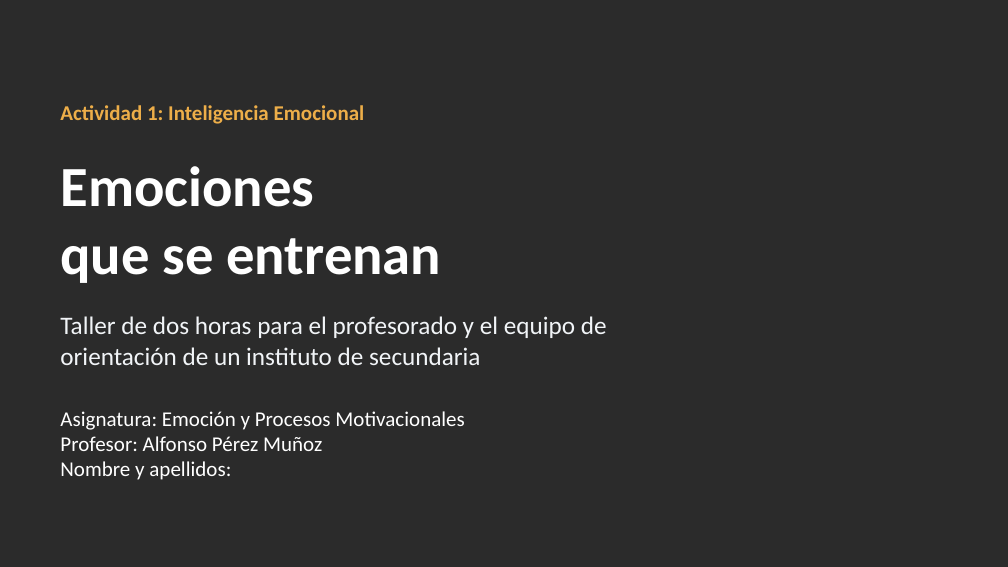
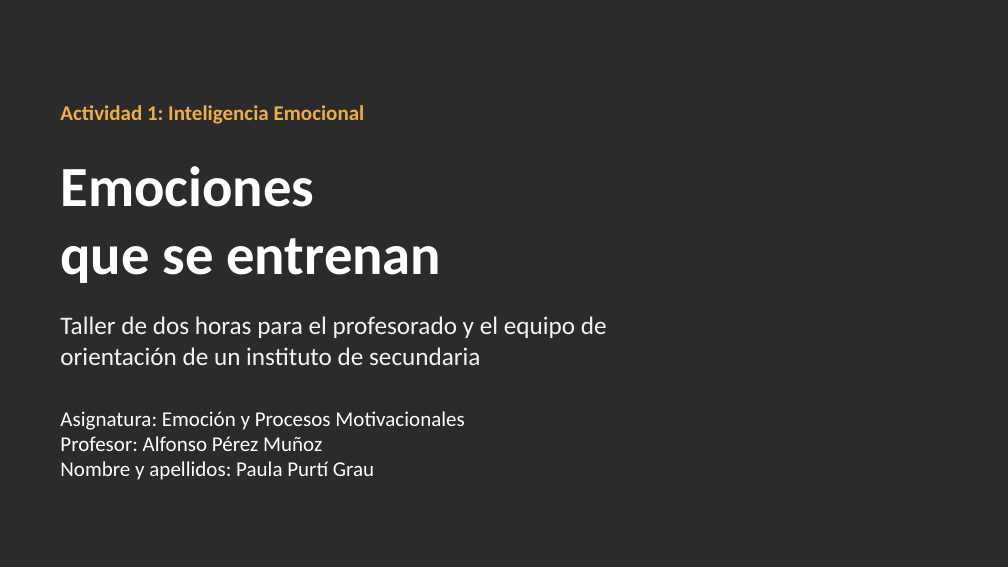
Before and after one commit to petnes/fj, a slide deck: slide 1 of Humanizacion_Actividades/Actividad_1_Inteligencia_Emocional_humanizada.pptx. Drawn at 1008x567 pixels with LibreOffice and Linux fonts; fonts in the diff are those of the drawing; background and template pictures are left out; a plain dark background stands for a picture behind light text. Boxes give left, top, right and bottom in pixels: in the first picture for what was removed or moved away, otherwise in the second. Text is boxed around its words. In the diff, an @@ line names an element or a change of style, - is before the commit and + after.

```diff
--- a/Humanizacion_Actividades/Actividad_1_Inteligencia_Emocional_humanizada.pptx
+++ b/Humanizacion_Actividades/Actividad_1_Inteligencia_Emocional_humanizada.pptx
@@ text at <box>60,411,464,480</box>: text changed @@
-Asignatura: Emoción y Procesos Motivacionales
-Profesor: Alfonso Pérez Muñoz
-Nombre y apellidos:
+Asignatura: Emoción y Procesos Motivacionales
+Profesor: Alfonso Pérez Muñoz
+Nombre y apellidos: Paula Purtí Grau
```
Also in this commit, not shown: 2 other files.
